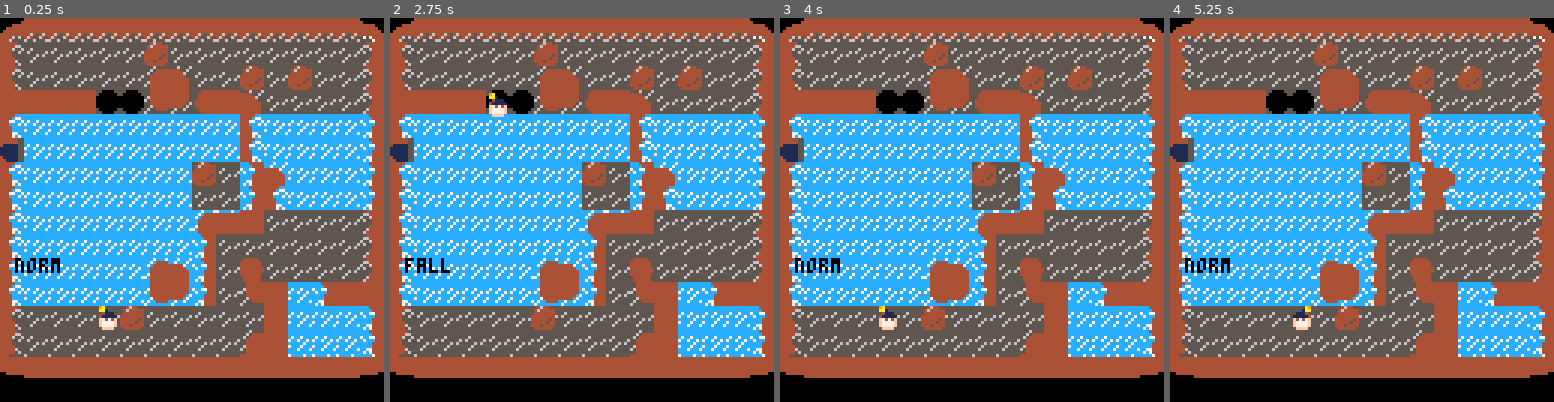
Above: before the commit, frames 1-4 (left to right).
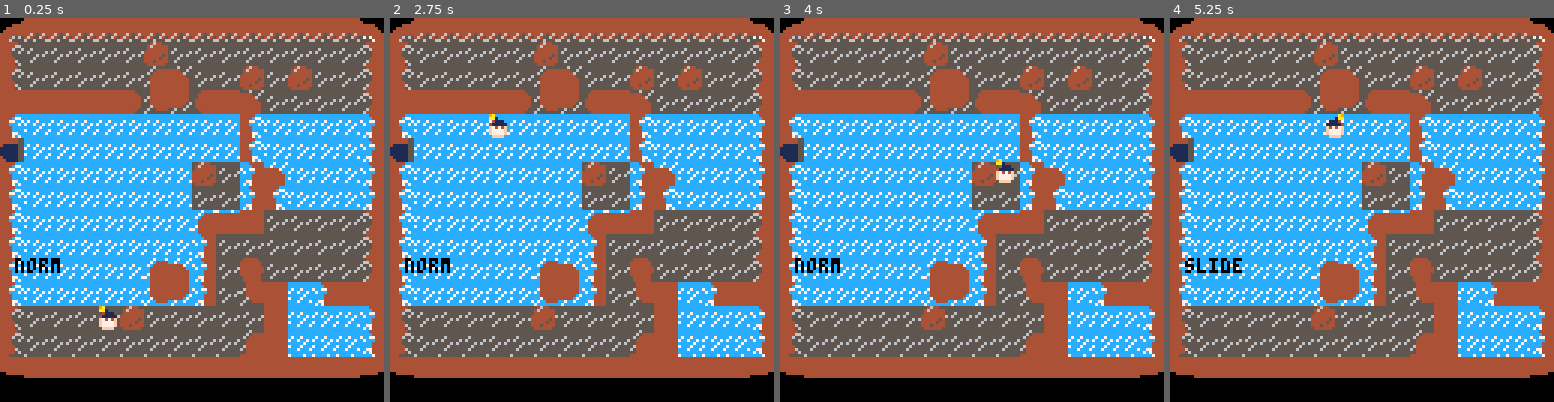
Above: after the commit, the same moments.

Repository: Cybrwire/pico8-tinkering
Game: PICO-8 cartridge ice_cave.p8
Two runs of this game, one before a commit and one after it. Both use one fixed random seed, a clock stepped at 60 frames per second and the inputs below.
Inputs:
- Up to frame 1 (0.25 s): no input
- Up to frame 2 (2.75 s): hold Right 1.6-2.1 s; hold Up 2.15-2.42 s; hold Right from 2.47 s (still down)
- Up to frame 3 (4 s): release Right at 3.03 s; hold Left 3.08-3.58 s; hold Down 3.63-3.97 s
- Up to frame 4 (5.25 s): hold Right 4.02-4.68 s; hold Up 4.73-5.03 s; hold Left from 5.08 s (still down)

The runs differ from the first frame. In frame 1, 0.7% of the frame differs, in the area x 25-38%, y 18-25%; in frame 2, 1.1%; in frame 3, 1.2%; in frame 4, 2.1%, in the area x 3-50%, y 18-82%.

Commit message:
added: redirect and fall_in_hole sound effects

Diff:
--- a/ice_cave.p8
+++ b/ice_cave.p8
@@ -7,9 +7,9 @@
 
 function _init()
  camx, camy = 0,0
-	lvl    = 1
-	vis_spd  = .6
-	slide_spd = .9
+	lvl        = 1
+	vis_spd    = .6
+	slide_spd  = .9
 	t_plr  = 1
 	t_bld  = 2
 	t_flr  = 3
@@ -294,6 +294,7 @@
 function redirect(_o,_v)
 	_o.v.x = _v.x
 	_o.v.y = _v.y
+	sfx(3)
 end
 -->8
 --updates
@@ -312,6 +313,7 @@
 
  if plr.st == 'trans' then
   plr.st = 'gone'
+  sfx(4)
  end
 
  for k,v in pairs(blds) do
@@ -401,7 +403,7 @@
 43444444444444444444444444444445430a4444444444444444444444444445404141414141410a41414141414141420000000000000000000000000000000000000000000000000000000000000000000000000000000000000000000000000000000000000000000000000000000000000000000000000000000000000000
 5303030303030203030303030303035553030404040404040404040408484955500403030404040404040404040404520000000000000000000000000000000000000000000000000000000000000000000000000000000000000000000000000000000000000000000000000000000000000000000000000000000000000000
 5303030303034849030302030203035553050604040404040404040407585955500404020404040403030303030303550000000000000000000000000000000000000000000000000000000000000000000000000000000000000000000000000000000000000000000000000000000000000000000000000000000000000000
-54545454050558596a5449030303035553040402020202020202020202030355500404040404040404040404040404520000000000000000000000000000000000000000000000000000000000000000000000000000000000000000000000000000000000000000000000000000000000000000000000000000000000000000
+54545454546858596a5449030303035553040402020202020202020202030355500404040404040404040404040404520000000000000000000000000000000000000000000000000000000000000000000000000000000000000000000000000000000000000000000000000000000000000000000000000000000000000000
 5004040404040404040450040404045250070404040404040404040802030255500404040404040403040404040203520000000000000000000000000000000000000000000000000000000000000000000000000000000000000000000000000000000000000000000000000000000000000000000000000000000000000000
 0d04040404040404040450040404045250040204040202040479030302030355500404040404040404040404040404520000000000000000000000000000000000000000000000000000000000000000000000000000000000000000000000000000000000000000000000000000000000000000000000000000000000000000
 5004040404040404020352470404045254545454545454545454545449030355500404040404040404040404040404520000000000000000000000000000000000000000000000000000000000000000000000000000000000000000000000000000000000000000000000000000000000000000000000000000000000000000
Not shown, changed: the music (__music__) section of ice_cave.p8
Not shown, changed: the sound effects (__sfx__) section of ice_cave.p8
